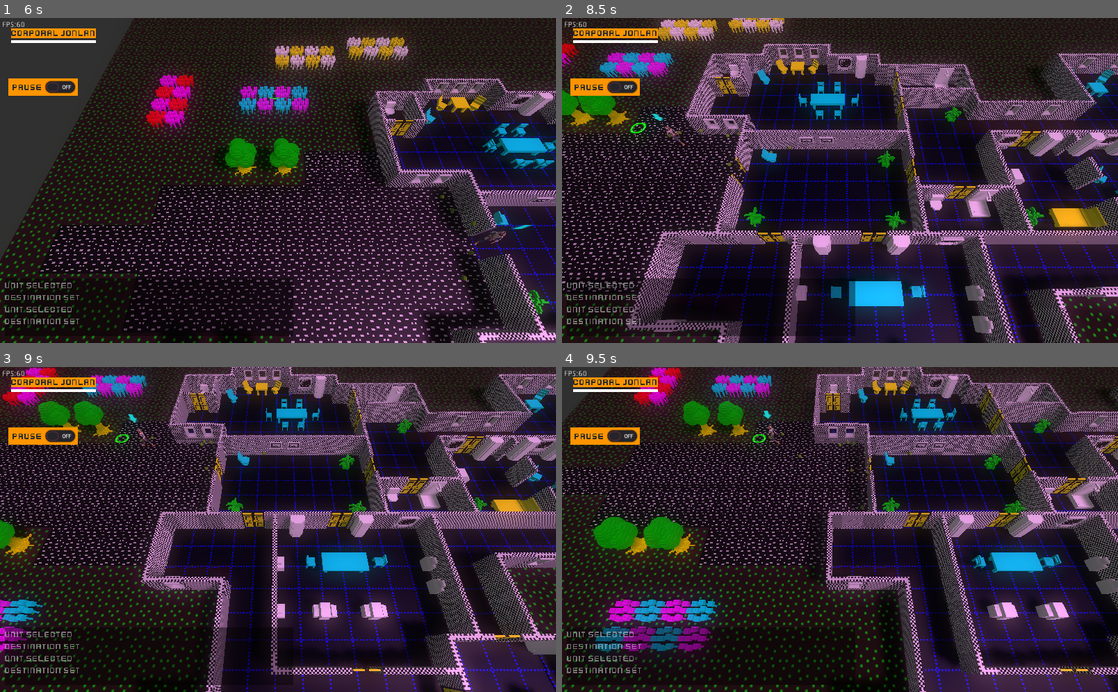
Above: before the commit, frames 1-4 (two rows, left to right).
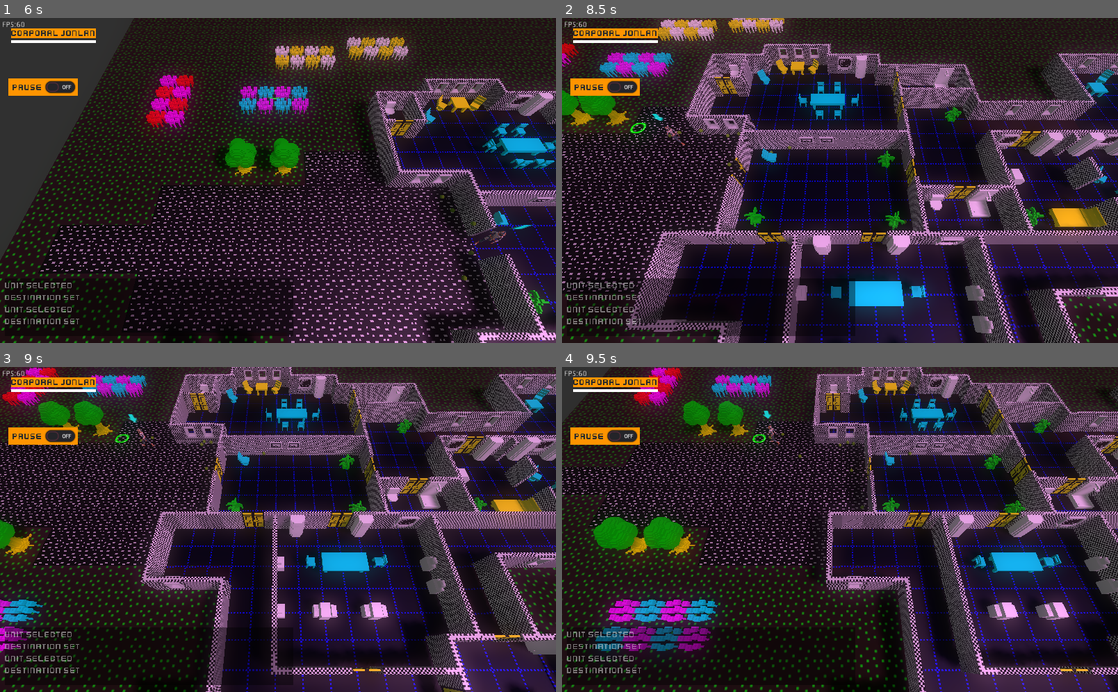
Above: after the commit, the same moments.

Repository: SteveSmith16384/LaserFodder
Game: Godot game, scene res://Main.tscn
Same seed, same stepped clock (60 frames per second), same inputs: the game is played once before the commit and once after it.
Inputs (mouse positions are in pixels of both pictures, inside the frame that each line leads up to):
- Up to frame 1 (6 s): tap Enter at 0.5 s; move the mouse to (400, 164) at 0.52 s; hold Right (ui_right) 0.53-1.28 s; tap G (grenade) at 0.6, 1.35, 2.3, 3.05, 3.8, 4.55, 5.3, 5.85 s; click (400, 164) at 0.67 s; move the mouse to (166, 196) at 1.27 s; hold Down (ui_down) 1.28-2.03 s; move the mouse to (333, 109) at 2.02 s; hold Right (ui_right) 2.03-2.78 s; tap 1 (unit_1) at 2.1 s; move the mouse to (250, 245) at 2.77 s; hold Up (ui_up) 2.78-3.53 s; tap 2 (unit_2) at 2.85 s; click (250, 245) at 2.92 s; move the mouse to (444, 229) at 3.52 s; hold Left (ui_left) 3.53-5.03 s; tap 3 (unit_3) at 3.6 s; move the mouse to (111, 131) at 4.27 s; tap 4 (unit_4) at 4.35 s; move the mouse to (305, 180) at 5.02 s; hold Down (ui_down) 5.03-5.78 s; tap 5 (unit_5) at 5.1 s; click (305, 180) at 5.17 s; move the mouse to (194, 99) at 5.77 s; hold Right (ui_right) from 5.78 s (still down)
- Up to frame 2 (8.5 s): move the mouse to (962, 164) at 6.52 s; release Right (ui_right) at 6.53 s; hold Up (ui_up) 6.53-7.28 s; tap G (grenade) at 6.6, 7.55, 8.3 s; move the mouse to (728, 196) at 7.27 s; hold Right (ui_right) 7.28-8.03 s; tap 1 (unit_1) at 7.35 s; click (728, 196) at 7.42 s; move the mouse to (895, 109) at 8.02 s; hold Down (ui_down) from 8.03 s (still down); tap 2 (unit_2) at 8.1 s
- Up to frame 3 (9 s): move the mouse to (250, 594) at 8.77 s; release Down (ui_down) at 8.78 s; hold Left (ui_left) from 8.78 s (still down); tap 3 (unit_3) at 8.85 s
- Up to frame 4 (9.5 s): keep holding Left (ui_left); tap G (grenade) at 9.05 s

Frame 1 is identical in both runs. In frame 2, less than 0.1% of the frame differs, in the area x 14-96%, y 10-96%; in frame 3, less than 0.1%, in the area x 28-100%, y 2-100%; in frame 4, less than 0.1%.
Error in both runs: Invalid get index '1' (on base: 'Array'). (res://GameScene.gd:32)

Commit message:
Rockets destroy walls

Diff:
--- a/src/CarriedDroidLaser.tscn
+++ b/src/CarriedDroidLaser.tscn
@@ -1,10 +1,12 @@
-[gd_scene load_steps=3 format=2]
+[gd_scene load_steps=4 format=2]
 
 [ext_resource path="res://components/IsGun.tscn" type="PackedScene" id=1]
 [ext_resource path="res://components/IsItem.tscn" type="PackedScene" id=2]
+[ext_resource path="res://Bullet.tscn" type="PackedScene" id=3]
 
 [node name="CarriedDroidLaser" type="Node"]
 
 [node name="IsGun" parent="." instance=ExtResource( 1 )]
+bullet_class = ExtResource( 3 )
 
 [node name="IsItem" parent="." instance=ExtResource( 2 )]
--- a/src/Explosion.gd
+++ b/src/Explosion.gd
@@ -1,4 +1,6 @@
 extends Spatial
+
+signal finished_changing_map
 
 var audio_node : AudioStreamPlayer3D
 var frame_count = 0
@@ -10,10 +12,11 @@
 	pass
 
 
-func _physics_process(delta):
+func _physics_process(_delta):
 	frame_count += 1
 	if frame_count == 2:
 		_check_for_hits()
+		emit_signal("finished_changing_map")
 	pass
 
 
@@ -24,4 +27,9 @@
 
 func _check_for_hits():
 	var nodes = $Area.get_overlapping_bodies()
+	for node in nodes:
+		var cie = node.find_node("CaughtInExplosion")
+		if cie == null:
+			continue
+		cie.caught_in_explosion()
 	pass
--- a/src/GameScene.gd
+++ b/src/GameScene.gd
@@ -146,4 +146,11 @@
 	var explosion:Spatial = explosion_class.instance()
 	explosion.translation = pos
 	add_child(explosion)
+
+	explosion.connect("finished_changing_map", self, "_on_finished_changing_map")
 	pass
+
+
+func _on_finished_changing_map():
+	$SternersHouse.generate_astar()
+	pass
--- /dev/null
+++ b/src/Resources/WallMaterial.tres
@@ -0,0 +1,10 @@
+[gd_resource type="SpatialMaterial" load_steps=2 format=2]
+
+[ext_resource path="res://Assets/textures/wall_square_tex.png" type="Texture" id=1]
+
+[resource]
+albedo_texture = ExtResource( 1 )
+uv1_scale = Vector3( 0.84, 0.84, 0.84 )
+uv1_offset = Vector3( 0, 0.2, 0.3 )
+uv1_triplanar = true
+uv1_triplanar_sharpness = 1.0
--- a/src/Scenery/Picture.tscn
+++ b/src/Scenery/Picture.tscn
@@ -1,7 +1,8 @@
-[gd_scene load_steps=4 format=2]
+[gd_scene load_steps=5 format=2]
 
 [ext_resource path="res://Assets/models/the_assassins/picture.obj" type="ArrayMesh" id=1]
 [ext_resource path="res://Assets/models/the_assassins/picture.png" type="Texture" id=2]
+[ext_resource path="res://components/CaughtInExplosion.tscn" type="PackedScene" id=3]
 
 [sub_resource type="SpatialMaterial" id=1]
 albedo_texture = ExtResource( 2 )
@@ -12,3 +13,6 @@
 transform = Transform( 1, 0, 0, 0, 1, 0, 0, 0, 1, 1.94573, 0, -1.45418 )
 mesh = ExtResource( 1 )
 material/0 = SubResource( 1 )
+
+[node name="CaughtInExplosion" parent="." instance=ExtResource( 3 )]
+remove_self = true
--- a/src/Scenery/Wall.tscn
+++ b/src/Scenery/Wall.tscn
@@ -1,8 +1,9 @@
-[gd_scene load_steps=8 format=2]
+[gd_scene load_steps=9 format=2]
 
 [ext_resource path="res://Assets/models/the_assassins/wall.obj" type="ArrayMesh" id=1]
 [ext_resource path="res://Assets/models/the_assassins/wall.png" type="Texture" id=2]
-[ext_resource path="res://Assets/textures/wall_square_tex.png" type="Texture" id=3]
+[ext_resource path="res://Resources/WallMaterial.tres" type="Material" id=3]
+[ext_resource path="res://components/CaughtInExplosion.tscn" type="PackedScene" id=4]
 
 [sub_resource type="SpatialMaterial" id=1]
 albedo_texture = ExtResource( 2 )
@@ -12,16 +13,12 @@
 [sub_resource type="BoxShape" id=2]
 extents = Vector3( 0.8, 1.05, 0.15 )
 
-[sub_resource type="SpatialMaterial" id=3]
-albedo_texture = ExtResource( 3 )
-uv1_scale = Vector3( 0.84, 0.84, 0.84 )
-uv1_offset = Vector3( 0, 0.2, 0.3 )
-uv1_triplanar = true
-uv1_triplanar_sharpness = 1.0
+[sub_resource type="CubeMesh" id=4]
+material = ExtResource( 3 )
+size = Vector3( 1.6, 2.1, 0.3 )
 
-[sub_resource type="CubeMesh" id=4]
-material = SubResource( 3 )
-size = Vector3( 1.6, 2.1, 0.3 )
+[sub_resource type="CubeMesh" id=5]
+size = Vector3( 1.6, 0.1, 0.3 )
 
 [node name="Wall" type="StaticBody"]
 collision_layer = 7
@@ -39,3 +36,11 @@
 [node name="CubeMesh" type="MeshInstance" parent="."]
 transform = Transform( 1, 0, 0, 0, 1, 0, 0, 0, 1, 0, 1.05, 0 )
 mesh = SubResource( 4 )
+
+[node name="CaughtInExplosion" parent="." instance=ExtResource( 4 )]
+to_remove = NodePath("../CubeMesh")
+
+[node name="MeshInstance" type="MeshInstance" parent="CaughtInExplosion"]
+transform = Transform( 1, 0, 0, 0, 1, 0, 0, 0, 1, 0, 0.0609676, 0 )
+mesh = SubResource( 5 )
+material/0 = ExtResource( 3 )
--- a/src/SternersHouse.gd
+++ b/src/SternersHouse.gd
@@ -1,10 +1,15 @@
 extends Spatial
 
 func _ready():
-	$GenerateAStar.generate_astar(1.6)
+	generate_astar()
 
 	place_droids()
 	place_sterner()
+	pass
+
+
+func generate_astar():
+	$GenerateAStar.generate_astar(1.6)
 	pass
 
 
--- a/src/components/CanShoot.gd
+++ b/src/components/CanShoot.gd
@@ -34,8 +34,10 @@
 		num_left_in_burst = Globals.rnd.randi_range(3, 5)
 	else:
 		time_until_next_shot = Globals.rnd.randf_range(0.2, 0.3)
-	$Audio_Shoot.stream = is_gun.shot_sfx
-	$Audio_Shoot.play()
+
+	if is_gun.shot_sfx != null:
+		$Audio_Shoot.stream = is_gun.shot_sfx
+		$Audio_Shoot.play()
 
 	var bullet:Spatial = is_gun.bullet_class.instance()# bullet_class.instance()
 	bullet.init(is_gun)
--- /dev/null
+++ b/src/components/CaughtInExplosion.gd
@@ -0,0 +1,28 @@
+extends Spatial
+
+export (NodePath) var to_remove
+export var remove_self = false
+
+func _ready():
+	for child in get_children():
+		child.visible = false
+	pass
+
+
+func caught_in_explosion():
+	if remove_self:
+		self.queue_free()
+		return
+
+	if to_remove != null:
+		var node = get_node(to_remove)
+		node.queue_free()
+
+	for child in get_children():
+		child.visible = true
+
+	# Disabled collision mesh
+	for child in get_parent().get_children():
+		if "disabled" in child:
+			child.disabled = true
+	pass
--- /dev/null
+++ b/src/components/CaughtInExplosion.tscn
@@ -0,0 +1,6 @@
+[gd_scene load_steps=2 format=2]
+
+[ext_resource path="res://components/CaughtInExplosion.gd" type="Script" id=1]
+
+[node name="CaughtInExplosion" type="Spatial"]
+script = ExtResource( 1 )
